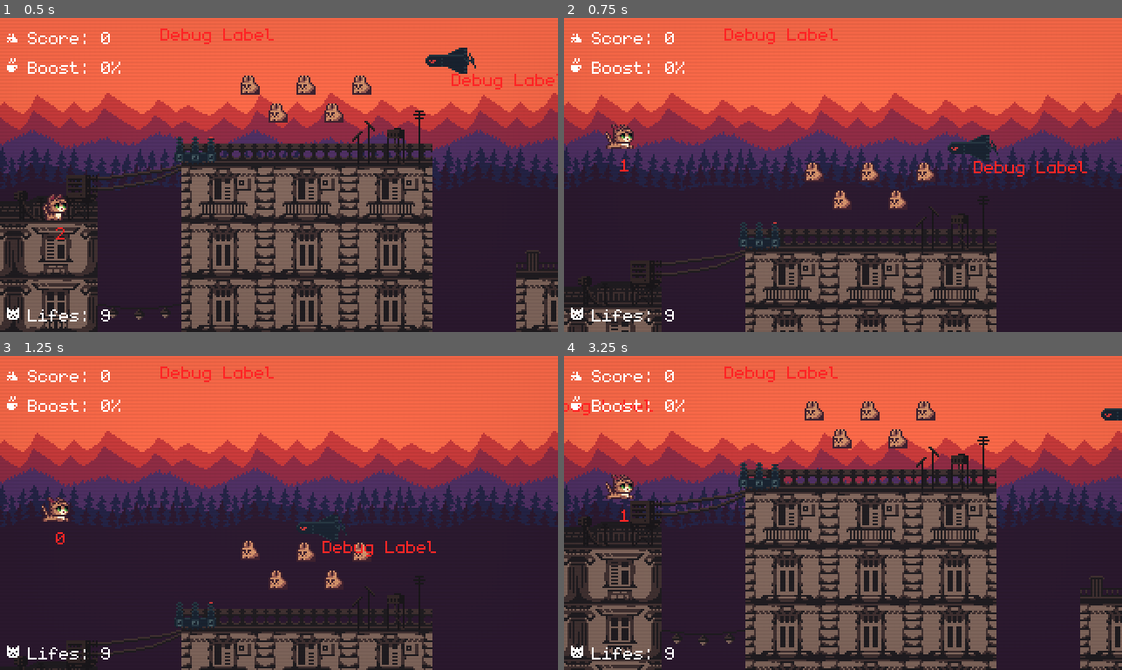
Above: before the commit, frames 1-4 (two rows, left to right).
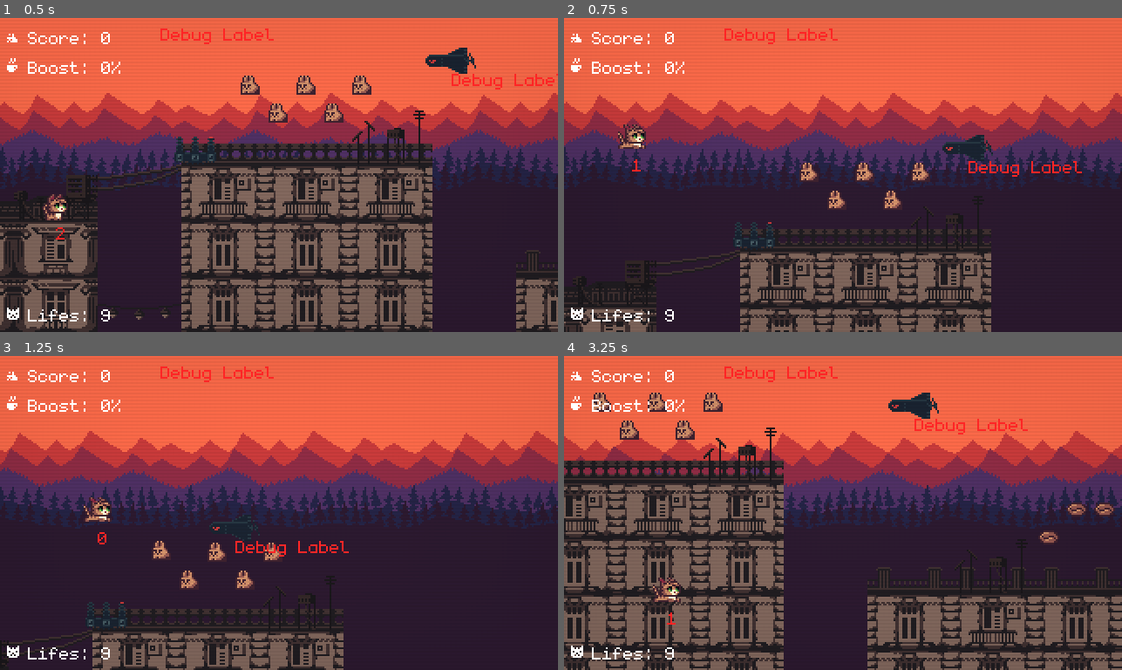
Above: after the commit, the same moments.

Repository: darkgraycat/marcy-runner-gd
Game: Godot game, scene res://src/main.tscn
Two runs of this game, one before a commit and one after it. Both use one fixed random seed, a clock stepped at 60 frames per second and the inputs below.
Inputs:
- Up to frame 1 (0.5 s): no input
- Up to frame 2 (0.75 s): tap Enter (debug_action) at 0.5 s; hold W (move_right) from 0.53 s (still down)
- Up to frame 3 (1.25 s): keep holding W (move_right); tap Space (jump) at 0.77 s
- Up to frame 4 (3.25 s): release W (move_right) at 1.28 s; hold Q (move_left) 1.28-2.03 s; tap Space (jump) at 1.52, 3.02 s; hold W (move_right) from 2.03 s (still down)

Frame 1 is identical in both runs. In frame 2, 12% of the frame differs, in the area x 0-100%, y 23-100%; in frame 3, 16%; in frame 4, 43%, in the area x 0-100%, y 11-100%.

Commit message:
: fixed respawn. kinda

Diff:
--- a/src/entities/player/player.gd
+++ b/src/entities/player/player.gd
@@ -49,18 +49,16 @@
 
 func die() -> void:
 	set_physics_process(false)
-	movement.set_physics_process(false)
-	collision_shape_2d.disabled = true
 	animation_player.play("die")
 	await animation_player.animation_finished
 	Events.emit_player_died()
 
 func respawn(spawn_point: Vector2) -> void:
+	print("respawn player")
+	set_physics_process(true)
+	velocity = Vector2.ZERO
 	global_position = spawn_point
-	set_physics_process(true)
-	movement.set_physics_process(false)
-	collision_shape_2d.disabled = false
-	velocity = Vector2.ZERO
-	animation_player.play("RESET")
+	animation_player.play(&"RESET")
+	await animation_player.animation_finished
+	Events.emit_player_spawned(spawn_point)
 	update_animation()
-	Events.emit_player_spawned(spawn_point)
--- a/src/level/level.gd
+++ b/src/level/level.gd
@@ -2,11 +2,14 @@
 
 @export var config: LevelResource
 
-@onready var player: Player = %Player
-@onready var player_camera: Camera2D = %Player/Camera2D
-@onready var level_ui_canvas_layer: LevelUiCanvasLayer = %LevelUiCanvasLayer
+@onready var player: Player = $Player
+@onready var player_camera: Camera2D = $Player/Camera2D
+
 @onready var tile_grid: TileGrid = $TileGrid
 @onready var parallax: Parallax = $Parallax
+
+@onready var level_ui_canvas_layer: LevelUiCanvasLayer = $LevelUiCanvasLayer
+@onready var level_bottom_area_2d: Area2D = $StaticLayer/LevelBottomArea2D
 
 var _grid_next_position: Vector2i = Vector2i(-1, 0)
 
@@ -22,20 +25,25 @@
 	level_ui_canvas_layer.update_labels(config.state)
 	Events.player_died.connect(_on_player_died)
 	Events.player_item_collected.connect(_on_player_item_collected)
+	level_bottom_area_2d.body_entered.connect(func (body: Node2D) -> void:
+		print("Player fall")
+		if body is Player:
+			body.die.call_deferred()
+	)
 
 
 func _physics_process(_delta: float) -> void:
 	if (player):
-		if player.global_position.y > Global.VIEWPORT_HEIGHT + Global.DEFAULT_TILE_SIZE:
-			player.die()
-
+		# TODO: rework by doing right side area + signals
 		if player.global_position.x > _grid_next_position.x * tile_grid.cell_size.x:
 			var grid_idx: int = config.grid_idxs.pick_random()
 			_grid_next_position.x += 1
 			tile_grid.apply_pattern_at(grid_idx, _grid_next_position)
 
 func _on_player_died() -> void:
-	player.respawn(Vector2(player.global_position.x, 0))
+	print("on player died")
+	await Util.sleep(1)
+	player.respawn(Vector2(player.global_position.x - 64, 0))
 
 func _on_player_item_collected(item: Node2D) -> void:
 	if item is ItemPanacat: config.state.score_points += 10
--- a/src/level/level.tscn
+++ b/src/level/level.tscn
@@ -46,12 +46,13 @@
 sources/0 = SubResource("TileSetScenesCollectionSource_hq6hr")
 sources/1 = SubResource("TileSetScenesCollectionSource_k6plm")
 
+[sub_resource type="WorldBoundaryShape2D" id="WorldBoundaryShape2D_n7ksj"]
+
 [node name="Level" type="Node2D"]
 script = ExtResource("1_f7ki7")
 config = SubResource("Resource_5eycd")
 
 [node name="LevelUiCanvasLayer" parent="." instance=ExtResource("4_83tuq")]
-unique_name_in_owner = true
 
 [node name="Parallax" parent="." node_paths=PackedStringArray("source_sprite_2d") instance=ExtResource("16_xwduj")]
 screen_size = Vector2i(320, 180)
@@ -85,7 +86,6 @@
 tile_set = SubResource("TileSet_ch102")
 
 [node name="Player" parent="." node_paths=PackedStringArray("controller") instance=ExtResource("3_dlyvo")]
-unique_name_in_owner = true
 position = Vector2(72, 48)
 controller = NodePath("Controller")
 
@@ -101,3 +101,15 @@
 limit_bottom = 180
 limit_smoothed = true
 position_smoothing_enabled = true
+
+[node name="StaticLayer" type="CanvasLayer" parent="."]
+
+[node name="LevelBottomArea2D" type="Area2D" parent="StaticLayer"]
+z_as_relative = false
+collision_layer = 0
+collision_mask = 2
+input_pickable = false
+
+[node name="CollisionShape2D" type="CollisionShape2D" parent="StaticLayer/LevelBottomArea2D"]
+position = Vector2(160, 180)
+shape = SubResource("WorldBoundaryShape2D_n7ksj")
Not shown: 1 places in src/level/level.tscn that only renumber resources
